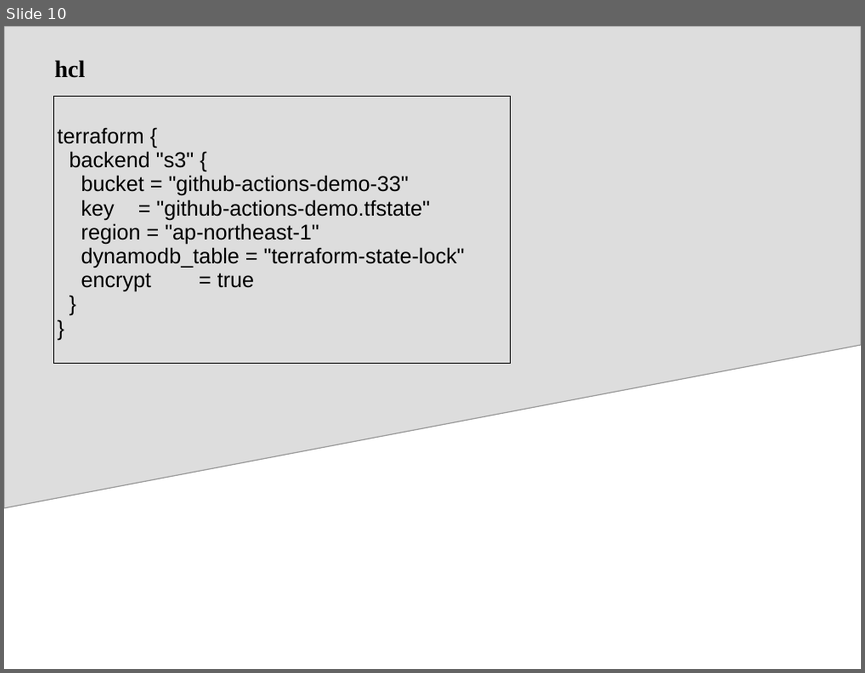
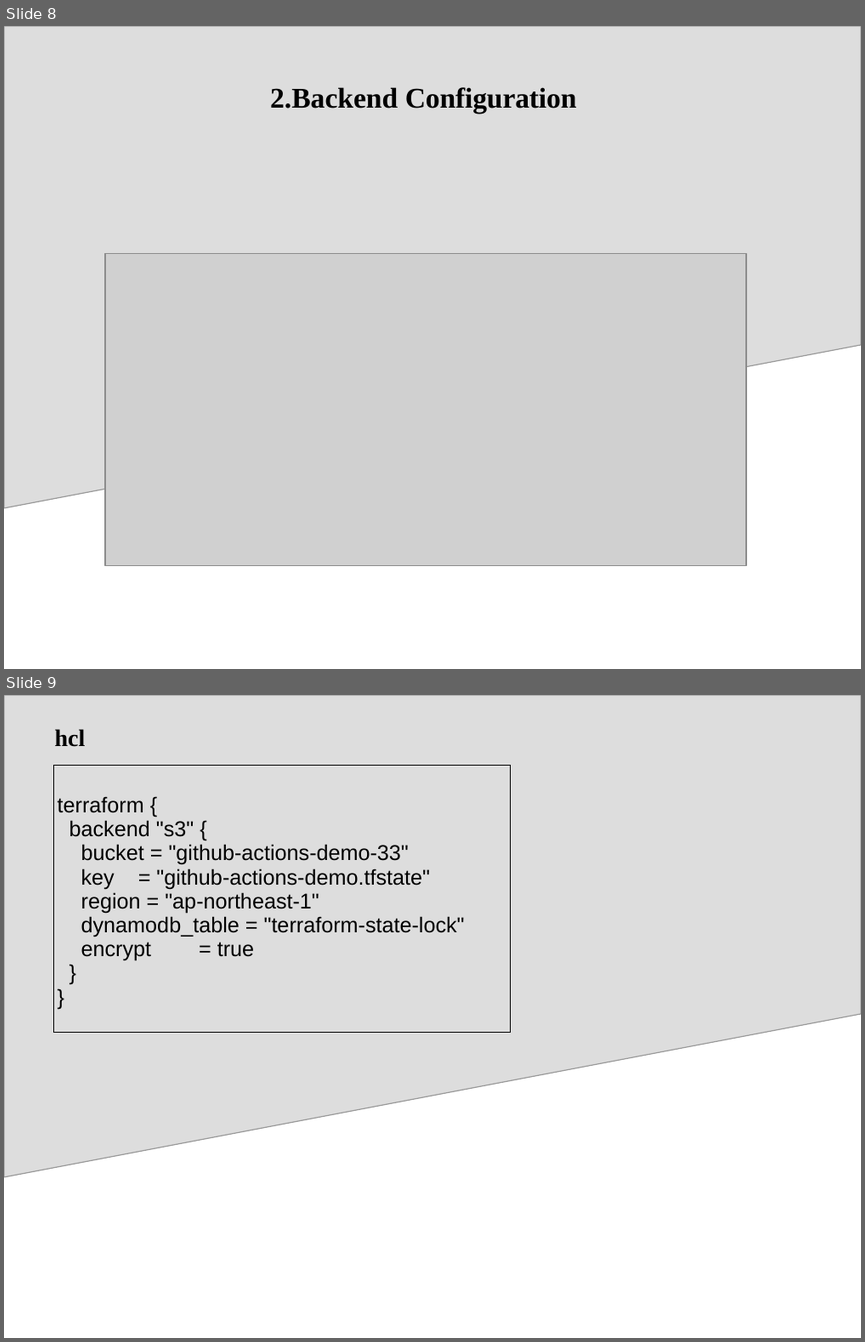
Before and after one commit to cdnanshulgautam/terraform-poc, a slide deck: Terraform_aws.pptx. Shown one above the other, each under a label of ours: slide 10 before the commit, slides 8 and 9 after it. The pictures are 865x673 and 865x1342 pixels, drawn with LibreOffice and Linux fonts; fonts in the diff are those of the drawing; grey boxes stand for pictures. Boxes give left, top, right and bottom in pixels: in the first picture for what was removed or moved away, otherwise in the second. Text is boxed around its words. In the diff, an @@ line names an element or a change of style, - is before the commit and + after.

```diff
--- a/Terraform_aws.pptx
+++ b/Terraform_aws.pptx
@@ slide 8 added at box(4, 26, 861, 669), background #FFFFFF; not listed: 1 template element that a slide beside it also shows @@
@@ title added at box(270, 87, 577, 113), 24 pt, text #000000, bold @@
+2.Backend Configuration
@@ picture added at box(105, 254, 746, 566) @@
@@ what was slide 10 is now slide 9 @@
```
Also in this commit, not shown: 4 slides changed, 5 slides removed.
